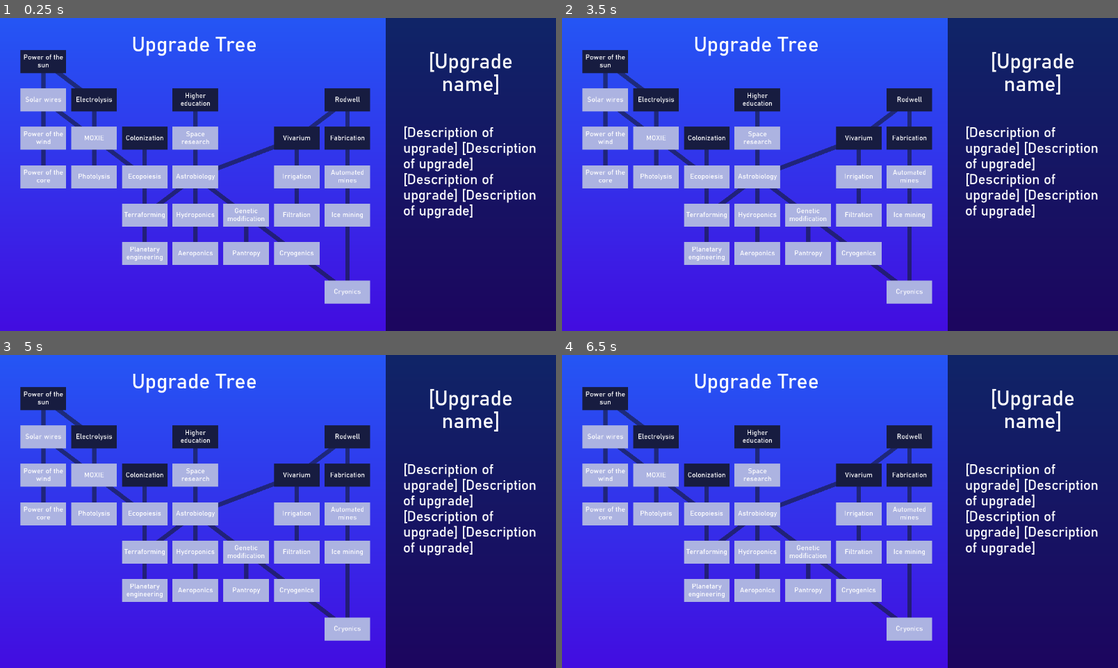
Above: before the commit, frames 1-4 (two rows, left to right).
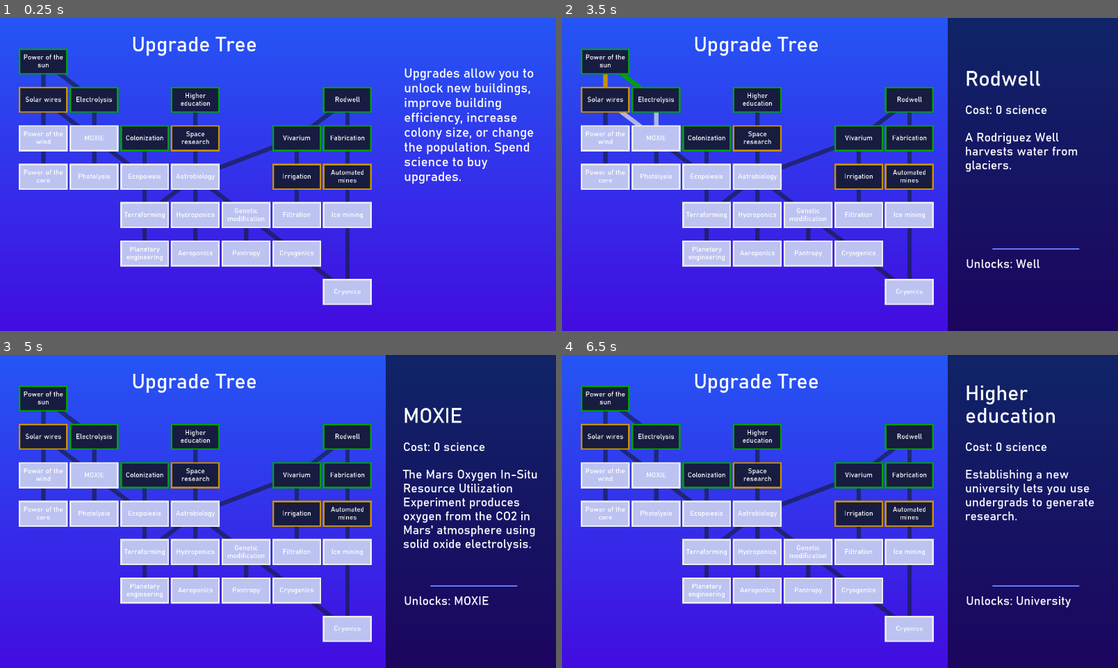
Above: after the commit, the same moments.

Repository: sirknightj/CEV-1
Game: Godot game, scene res://scenes/TechTreeScene.tscn
Two runs of this game, one before a commit and one after it. Both use one fixed random seed, a clock stepped at 60 frames per second and the inputs below. This scene is started directly instead of the project's main scene.
Inputs (mouse positions are in pixels of both pictures, inside the frame that each line leads up to):
- Up to frame 1 (0.25 s): no input
- Up to frame 2 (3.5 s): tap Enter at 0.5, 2 s; move the mouse to (962, 158) at 0.52 s; press the mouse at (962, 158) at 0.53 s; release the mouse at (962, 158) at 1.25 s; tap Space at 1.25, 2.75 s; drag from (728, 190) to (812, 237) at 1.27 s; move the mouse to (895, 105) at 2.02 s; press the mouse at (895, 105) at 2.03 s; release the mouse at (895, 105) at 2.75 s; drag from (812, 237) to (673, 127) at 2.77 s
- Up to frame 3 (5 s): move the mouse to (444, 558) at 3.52 s; press the mouse at (444, 558) at 3.53 s; release the mouse at (444, 558) at 4.25 s; tap Enter at 4.25 s; drag from (111, 464) to (194, 433) at 4.27 s
- Up to frame 4 (6.5 s): move the mouse to (867, 511) at 5.02 s; press the mouse at (867, 511) at 5.03 s; release the mouse at (867, 511) at 5.75 s; tap Space at 5.75 s; drag from (756, 433) to (728, 527) at 5.77 s

The runs differ from the first frame. In frame 1, 37% of the frame differs, in the area x 3-100%, y 0-100%; in frame 2, 9.6%; in frame 3, 10%; in frame 4, 9.8%.

Commit message:
Implement upgrade buying

Diff:
--- a/source/scenes/TechTreeScene.tscn
+++ b/source/scenes/TechTreeScene.tscn
@@ -1,7 +1,8 @@
-[gd_scene load_steps=7 format=2]
+[gd_scene load_steps=8 format=2]
 
 [ext_resource path="res://scripts/TechTreeScene.gd" type="Script" id=1]
 [ext_resource path="res://BAHNSCHRIFT.TTF" type="DynamicFontData" id=2]
+[ext_resource path="res://scenes/TechTreeSidebar.tscn" type="PackedScene" id=3]
 
 [sub_resource type="Gradient" id=2]
 offsets = PoolRealArray( 0, 0.994676 )
@@ -15,8 +16,7 @@
 font_data = ExtResource( 2 )
 
 [sub_resource type="DynamicFont" id=4]
-size = 32
-outline_color = Color( 0, 0, 0, 1 )
+size = 30
 font_data = ExtResource( 2 )
 
 [node name="Control" type="Control"]
@@ -37,7 +37,7 @@
 texture = SubResource( 3 )
 expand = true
 
-[node name="Label" type="Label" parent="."]
+[node name="Title" type="Label" parent="."]
 margin_top = 38.0
 margin_right = 896.0
 margin_bottom = 139.0
@@ -46,36 +46,25 @@
 "
 align = 1
 
-[node name="ColorRect" type="ColorRect" parent="."]
-margin_left = 888.0
-margin_right = 1280.0
-margin_bottom = 720.0
-color = Color( 0, 0, 0, 0.576471 )
-
-[node name="Label2" type="Label" parent="ColorRect"]
-anchor_left = 0.5
-anchor_top = 0.5
-anchor_right = 0.5
-anchor_bottom = 0.5
-margin_left = -171.0
-margin_top = -296.0
-margin_right = 171.0
-margin_bottom = -168.0
-custom_fonts/font = SubResource( 1 )
-text = "[Upgrade name]"
-align = 1
-valign = 1
+[node name="Instructions" type="Label" parent="."]
+margin_left = 930.0
+margin_top = 113.0
+margin_right = 1254.0
+margin_bottom = 677.0
+custom_fonts/font = SubResource( 4 )
+text = "Upgrades allow you to unlock new buildings, improve building efficiency, increase colony size, or change the population. Spend science to buy upgrades."
 autowrap = true
 
-[node name="Label3" type="Label" parent="ColorRect"]
-anchor_left = 0.5
+[node name="SelectedUpgrade" parent="." instance=ExtResource( 3 )]
+visible = false
+anchor_left = 1.0
 anchor_top = 0.5
-anchor_right = 0.5
+anchor_right = 1.0
 anchor_bottom = 0.5
-margin_left = -156.0
-margin_top = -112.0
-margin_right = 160.0
-margin_bottom = 312.0
-custom_fonts/font = SubResource( 4 )
-text = "[Description of upgrade] [Description of upgrade] [Description of upgrade] [Description of upgrade]"
-autowrap = true
+margin_left = -392.0
+margin_top = -360.0
+margin_right = 0.0
+margin_bottom = 360.0
+rect_pivot_offset = Vector2( -498, 726 )
+
+[connection signal="upgrade_changed" from="." to="." method="_on_Control_upgrade_changed"]
--- /dev/null
+++ b/source/scenes/TechTreeSidebar.tscn
@@ -0,0 +1,108 @@
+[gd_scene load_steps=5 format=2]
+
+[ext_resource path="res://BAHNSCHRIFT.TTF" type="DynamicFontData" id=1]
+
+[sub_resource type="DynamicFont" id=1]
+size = 48
+font_data = ExtResource( 1 )
+
+[sub_resource type="DynamicFont" id=4]
+size = 28
+outline_color = Color( 0, 0, 0, 1 )
+font_data = ExtResource( 1 )
+
+[sub_resource type="DynamicFont" id=5]
+size = 26
+font_data = ExtResource( 1 )
+
+[node name="SelectedUpgrade" type="ColorRect"]
+margin_left = 887.0
+margin_right = 1279.0
+margin_bottom = 720.0
+color = Color( 0, 0, 0, 0.576471 )
+
+[node name="Name" type="Label" parent="."]
+anchor_left = 0.5
+anchor_top = 0.5
+anchor_right = 0.5
+anchor_bottom = 0.5
+margin_left = -156.0
+margin_top = -322.0
+margin_right = 160.0
+margin_bottom = -194.0
+custom_fonts/font = SubResource( 1 )
+text = "Multiline upgrade name"
+valign = 2
+autowrap = true
+
+[node name="Cost" type="Label" parent="."]
+anchor_left = 0.5
+anchor_top = 0.5
+anchor_right = 0.5
+anchor_bottom = 0.5
+margin_left = -156.0
+margin_top = -162.0
+margin_right = 160.0
+margin_bottom = -111.0
+rect_pivot_offset = Vector2( 90, 135 )
+custom_fonts/font = SubResource( 4 )
+text = "Cost: 123 science"
+autowrap = true
+
+[node name="BuyButton" type="ColorRect" parent="."]
+margin_left = 292.0
+margin_top = 194.0
+margin_right = 365.0
+margin_bottom = 232.0
+mouse_default_cursor_shape = 2
+color = Color( 1, 1, 1, 0.215686 )
+
+[node name="BuyText" type="Label" parent="BuyButton"]
+anchor_left = 0.5
+anchor_top = 0.5
+anchor_right = 0.5
+anchor_bottom = 0.5
+margin_left = -37.0
+margin_top = -16.5
+margin_right = 37.0
+margin_bottom = 16.5
+rect_pivot_offset = Vector2( 90, 135 )
+mouse_default_cursor_shape = 2
+custom_fonts/font = SubResource( 5 )
+text = "Buy"
+align = 1
+valign = 1
+autowrap = true
+
+[node name="Description" type="Label" parent="."]
+anchor_left = 0.5
+anchor_top = 0.5
+anchor_right = 0.5
+anchor_bottom = 0.5
+margin_left = -156.0
+margin_top = -99.0
+margin_right = 160.0
+margin_bottom = 154.0
+rect_pivot_offset = Vector2( 90, 135 )
+custom_fonts/font = SubResource( 4 )
+text = "Freezing drying, combined with Mars' low ambient pressure, enables long-term preservation of food. With better preserved food, colonists decrease their food waste."
+autowrap = true
+
+[node name="Effects" type="Label" parent="."]
+anchor_left = 0.5
+anchor_top = 0.5
+anchor_right = 0.5
+anchor_bottom = 0.5
+margin_left = -154.0
+margin_top = 192.0
+margin_right = 162.0
+margin_bottom = 317.0
+rect_pivot_offset = Vector2( 90, 135 )
+custom_fonts/font = SubResource( 4 )
+text = "+10% energy output from each solar panel adjacent to another solar panel."
+autowrap = true
+
+[node name="Line2D" type="Line2D" parent="."]
+position = Vector2( 103, 531 )
+points = PoolVector2Array( 0, 0, 200, 0 )
+width = 3.0
--- a/source/scenes/TreeItem.tscn
+++ b/source/scenes/TreeItem.tscn
@@ -1,13 +1,27 @@
-[gd_scene load_steps=2 format=2]
+[gd_scene load_steps=3 format=2]
 
 [ext_resource path="res://scenes/MyTheme.tres" type="Theme" id=1]
+[ext_resource path="res://scripts/TreeItem.gd" type="Script" id=2]
 
 [node name="Polygon2D" type="Polygon2D"]
 scale = Vector2( 0.5, 0.5 )
 color = Color( 0.0941176, 0.0941176, 0.0941176, 0 )
 polygon = PoolVector2Array( 0, 100, 86.6, 50, 86.6, -50, 0, -100, -86.6, -50, -86.6, 50 )
+script = ExtResource( 2 )
 
-[node name="ColorRect" type="ColorRect" parent="."]
+[node name="BorderRect" type="ColorRect" parent="."]
+anchor_left = 0.5
+anchor_top = 0.5
+anchor_right = 0.5
+anchor_bottom = 0.5
+margin_left = -112.5
+margin_top = -60.0
+margin_right = 112.5
+margin_bottom = 60.0
+mouse_default_cursor_shape = 2
+color = Color( 0.909804, 0.913725, 0.941176, 1 )
+
+[node name="BackgroundRect" type="ColorRect" parent="."]
 anchor_left = 0.5
 anchor_top = 0.5
 anchor_right = 0.5
@@ -16,6 +30,7 @@
 margin_top = -53.0
 margin_right = 105.0
 margin_bottom = 53.0
+mouse_filter = 2
 mouse_default_cursor_shape = 2
 color = Color( 0.0901961, 0.109804, 0.25098, 1 )
 
@@ -33,3 +48,7 @@
 align = 1
 valign = 1
 autowrap = true
+
+[connection signal="gui_input" from="BorderRect" to="." method="_on_BorderRect_gui_input"]
+[connection signal="mouse_entered" from="BorderRect" to="." method="_on_BorderRect_mouse_entered"]
+[connection signal="mouse_exited" from="BorderRect" to="." method="_on_BorderRect_mouse_exited"]
--- a/source/scripts/TechTreeScene.gd
+++ b/source/scripts/TechTreeScene.gd
@@ -1,19 +1,91 @@
 extends Control
 
+signal upgrade_changed
 
 # Declare member variables here. Examples:
 # var a: int = 2
 # var b: String = "text"
 
 var tree_json = "res://assets/data/tree.json"
-var tree_dict : Dictionary = {} # upgrade_name -> upgrade data
+var tree_dict : Dictionary = {} # upgrade name -> upgrade data
+var all_links : Array # Array of Line2Ds
 
 var item_scene = preload("res://scenes/TreeItem.tscn")
+
+var selected_upgrade : String = ""
+var hovered_upgrade : String = ""
+
+class Upgrade:
+	var name: String
+	var prereqs: Array
+	var type: String
+	var description: String
+	var effects: String
+	var unlocks: String
+	var science_cost: int
+	var unlocked: bool
+	var available: bool
+	var enabled: bool
+	var node: Node
+	var links: Array
+	var pos: Vector2
+	var tree
+
+	func _init(data, parent_tree) -> void:
+		name = data.name
+		prereqs = data.prereqs if data.prereqs else []
+		type = data.type
+		description = data.description
+		effects = data.effects
+		unlocks = data.unlocks
+		science_cost = -data.science_cost
+		node = null
+		unlocked = data.starting
+		available = false # correctly set by recalculate_available later
+		enabled = data.starting
+		tree = parent_tree
+
+		var minX = 0.7
+		var maxX = 9.1
+		var minY = 0.7
+		var maxY = 9.1
+
+		var minScreenX = 100
+		var maxScreenX = 800
+		var minScreenY = 100
+		var maxScreenY = 720 - 90
+
+		var x = (data.x-minX) / (maxX-minX) * (maxScreenX-minScreenX) + minScreenX
+		var y = (data.y-minY) / (maxY-minY) * (maxScreenY-minScreenY) + minScreenY
+		pos = Vector2(x, y)
+
+	func unlock() -> void:
+		assert(not unlocked and available)
+		unlocked = true
+		enabled = true
+		tree.recalculate_available()
+
+	func recalculate_available() -> void:
+		if available:
+			return
+		for p in prereqs:
+			if not tree.tree_dict.get(p).unlocked:
+				return
+		available = true
+
+	func get_all_pre_links() -> Array:
+		var res = links.duplicate()
+		for p in prereqs:
+			res += tree.tree_dict.get(p).get_all_pre_links()
+		return res
 
 # Called when the node enters the scene tree for the first time.
 func _ready() -> void:
 	load_tree_json()
 	add_nodes()
+	recalculate_available()
+	_on_item_hover_off("")
+	$SelectedUpgrade/BuyButton.connect("gui_input", self, "_on_BuyButton_gui_input")
 
 """
 	Loads upgrades configuration file
@@ -24,48 +96,142 @@
 	file.open(tree_json, File.READ)
 	var data = parse_json(file.get_as_text())
 	for upgrade in data:
-		if not upgrade.prereqs:
-			upgrade.prereqs = [];
-		tree_dict[upgrade.name] = upgrade
+		tree_dict[upgrade.name] = Upgrade.new(upgrade, self)
 	print("Loaded the upgrades: " + str(tree_dict.keys()))
 	file.close()
 
-func _get_position(upgrade) -> Vector2:
-	var minX = 0.7
-	var maxX = 9.1
-	var minY = 0.7
-	var maxY = 9.1
-
-	var minScreenX = 100
-	var maxScreenX = 800
-	var minScreenY = 100
-	var maxScreenY = 720 - 90
-
-	var x = (upgrade.x-minX) / (maxX-minX) * (maxScreenX-minScreenX) + minScreenX
-	var y = (upgrade.y-minY) / (maxY-minY) * (maxScreenY-minScreenY) + minScreenY
-	return Vector2(x, y)
-
 func add_nodes() -> void:
 	for upgrade in tree_dict.values():
+		var links = []
 		for p in upgrade.prereqs:
 			var line = Line2D.new()
 			line.clear_points()
-			line.add_point(_get_position(upgrade))
-			line.add_point(_get_position(tree_dict.get(p)))
+			line.add_point(upgrade.pos)
+			line.add_point(tree_dict.get(p).pos)
 			line.width = 10
-			line.default_color = Color("#AA171c40")
+			line.set_meta('pre', p)
+			line.set_meta('post', upgrade.name)
 			add_child(line)
+			links.append(line)
+		upgrade.links = links
+		all_links.append_array(links)
 
 	for upgrade in tree_dict.values():
 		var item = item_scene.instance()
-		var mePos = _get_position(upgrade)
-		item.position = mePos
-		if not upgrade.starting:
-			item.get_node("ColorRect").color = Color("ACB3E1")
+		item.position = upgrade.pos
 		add_child(item)
 		var label = item.get_node("NameLabel")
 		label.text = upgrade.name
 
+		item.item_name = upgrade.name
+		item.connect("hover_on", self, "_on_item_hover_on")
+		item.connect("hover_off", self, "_on_item_hover_off")
+		item.connect("click", self, "_on_item_click")
+		upgrade.node = item
+
+func set_node_styles() -> void:
+	for upgrade in tree_dict.values():
+		var item = upgrade.node
+		var background = "171c40" if upgrade.available else "BCC3F1"
+		var border = "EEEEEE"
+		if upgrade.unlocked:
+			border = "049F0C"
+		elif upgrade.available:
+			border = "C79200"
+		item.get_node("BackgroundRect").color = Color(background)
+		item.get_node("BorderRect").color = Color(border)
+
+func recalculate_available() -> void:
+	for v in tree_dict.values():
+		v.recalculate_available()
+	set_node_styles()
+
 # Called every frame. 'delta' is the elapsed time since the previous frame.
 #func _process(delta: float) -> void:
 #	pass
+
+func set_sidebar(name: String) -> void:
+	var upgrade = tree_dict.get(name)
+	var desc = upgrade.description
+	if not desc:
+		desc = "TODO"
+	var effects = upgrade.effects
+	if upgrade.unlocks:
+		if effects:
+			effects += "\n"
+		effects += "Unlocks: " + upgrade.unlocks
+
+	$SelectedUpgrade/Name.text = name
+	$SelectedUpgrade/Cost.text = "Cost: " + str(upgrade.science_cost) + " science"
+	var can_afford = true  # TODO: set this correctly: game.resources.get_reserve(science) >= upgrade.science_cost
+	if not upgrade.unlocked and upgrade.available and can_afford:
+		$SelectedUpgrade/BuyButton.show()
+	else:
+		$SelectedUpgrade/BuyButton.hide()
+	$SelectedUpgrade/Description.text = desc
+	$SelectedUpgrade/Effects.text = effects
+	$Instructions.hide()
+	$SelectedUpgrade.show()
+
+func clear_sidebar() -> void:
+	$SelectedUpgrade.hide()
+	$Instructions.show()
+
+func set_link_colors() -> void:
+	var name = hovered_upgrade
+	if not name:
+		name = selected_upgrade
+
+	# clear all link colors
+	for line in all_links:
+		line.default_color = Color("#AA171c40")
+	# set link colors of name
+	if name:
+		var links = tree_dict.get(name).get_all_pre_links()
+		for line in links:
+			var pre = tree_dict.get(line.get_meta('pre'))
+			var post = tree_dict.get(line.get_meta('post'))
+			var color = "#FFB0B6E3"
+			if post.unlocked:
+				color = "049F0C"
+			elif post.available:
+				color = "C79200"
+			line.default_color = Color(color)
+
+func _on_item_hover_on(name: String) -> void:
+	if selected_upgrade == "":
+		set_sidebar(name)
+	if name == "":
+		return
+	hovered_upgrade = name
+	set_link_colors()
+
+func _on_item_hover_off(name: String) -> void:
+	if selected_upgrade == "":
+		clear_sidebar()
+	hovered_upgrade = ""
+	set_link_colors()
+
+func _on_item_click(name: String) -> void:
+	if selected_upgrade == name:
+		selected_upgrade = ""
+		clear_sidebar()
+	else:
+		selected_upgrade = name
+		set_sidebar(name)
+
+func _on_Control_upgrade_changed() -> void:
+	print("upgrade_changed signal received")
+
+
+func _on_BuyButton_gui_input(event: InputEvent) -> void:
+	var is_left_click = event is InputEventMouseButton and event.button_index == 1 and not event.pressed
+	if not is_left_click:
+		return
+	var upgrade = tree_dict.get(selected_upgrade)
+
+	# TODO: subtract science from player's resources
+
+	upgrade.unlock()
+	print("Unlocked ", upgrade.name)
+	set_sidebar(upgrade.name)
--- /dev/null
+++ b/source/scripts/TreeItem.gd
@@ -0,0 +1,35 @@
+extends Polygon2D
+
+signal hover_on
+signal hover_off
+signal click
+
+# Declare member variables here. Examples:
+# var a: int = 2
+# var b: String = "text"
+
+var item_name: String
+
+# Called when the node enters the scene tree for the first time.
+func _ready() -> void:
+	pass # Replace with function body.
+
+
+# Called every frame. 'delta' is the elapsed time since the previous frame.
+#func _process(delta: float) -> void:
+#	pass
+
+
+func _on_BorderRect_mouse_entered() -> void:
+	emit_signal("hover_on", item_name)
+
+
+func _on_BorderRect_mouse_exited() -> void:
+	emit_signal("hover_off", item_name)
+
+
+func _on_BorderRect_gui_input(event: InputEvent) -> void:
+	var is_left_click = event is InputEventMouseButton and event.button_index == 1 and not event.pressed
+	if not is_left_click:
+		return
+	emit_signal("click", item_name)
